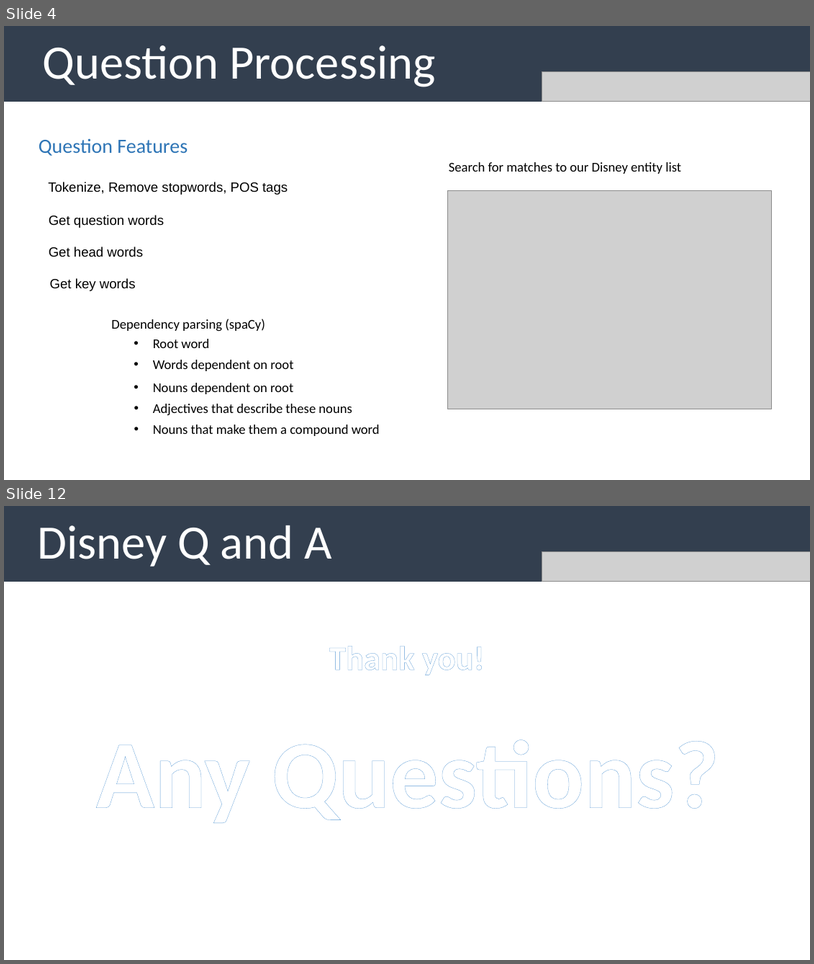
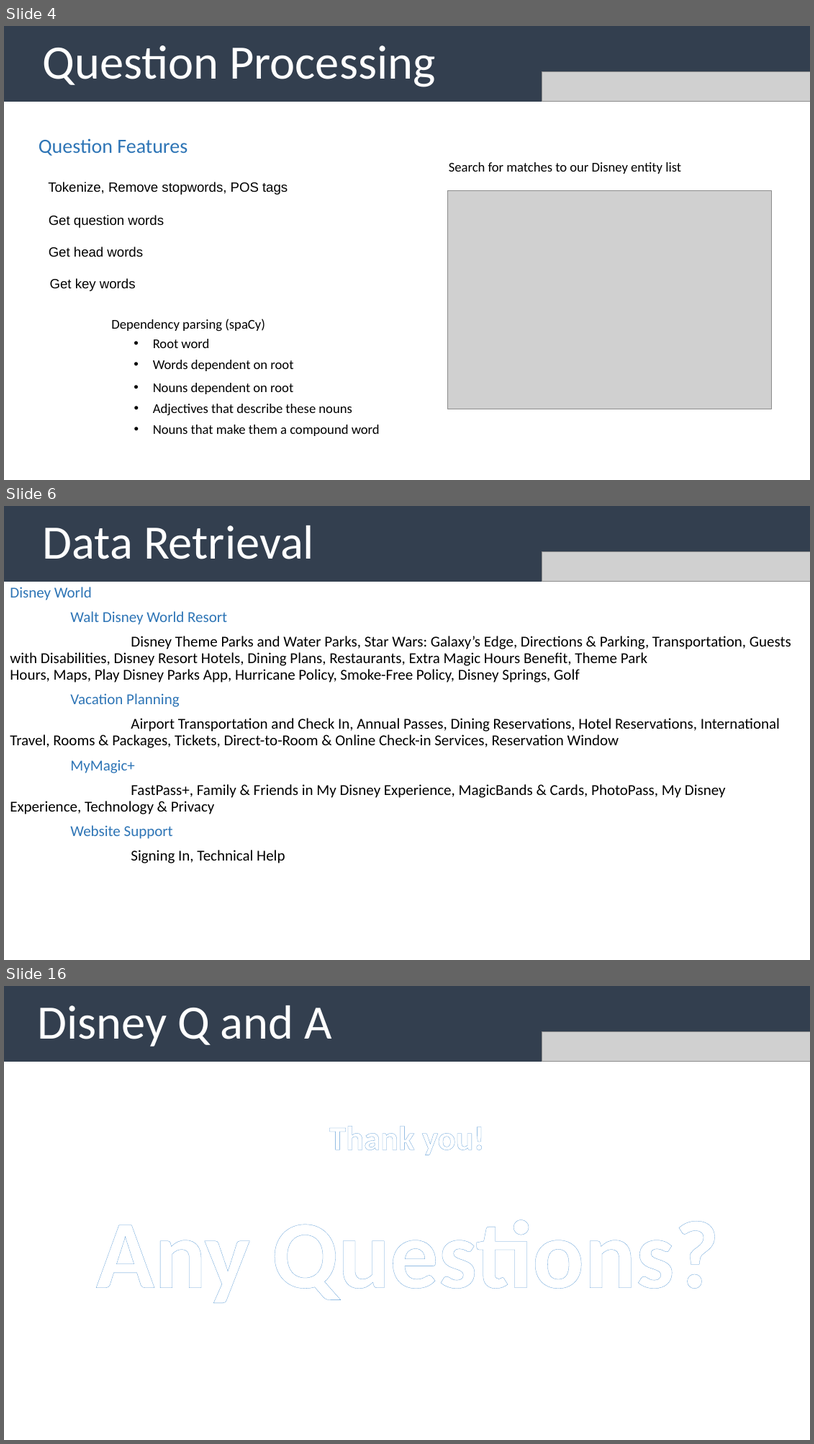
Before and after one commit to uabinf/nlp-group-project-fall-2020-disneyqanda, a slide deck: disneyqanda.pptx. Shown one above the other, each under a label of ours: slides 4 and 12 before the commit, slides 4, 6 and 16 after it; the slides between them are not shown. The pictures are 814x964 and 814x1444 pixels, drawn with LibreOffice and Linux fonts; fonts in the diff are those of the drawing; grey boxes stand for pictures. Boxes give left, top, right and bottom in pixels: in the first picture for what was removed or moved away, otherwise in the second. Text is boxed around its words. In the diff, an @@ line names an element or a change of style, - is before the commit and + after.

```diff
--- a/disneyqanda.pptx
+++ b/disneyqanda.pptx
@@ slide 6 added at (4,506,810,960), background #FFFFFF @@
@@ rectangle added at (4,506,810,582), fill #333F50, 57 pt, text #FFFFFF @@
+Data Retrieval
@@ picture added at (543,552,810,582) @@
@@ text added at (10,587,792,863), 18 pt, text #000000 @@
+Disney World
+Walt Disney World Resort
+Disney Theme Parks and Water Parks, Star Wars: Galaxy’s Edge, Directions & Parking, Transportation, Guests with Disabilities, Disney Resort Hotels, Dining Plans, Restaurants, Extra Magic Hours Benefit, Theme Park Hours, Maps, Play Disney Parks App, Hurricane Policy, Smoke-Free Policy, Disney Springs, Golf
+Vacation Planning
+Airport Transportation and Check In, Annual Passes, Dining Reservations, Hotel Reservations, International Travel, Rooms & Packages, Tickets, Direct-to-Room & Online Check-in Services, Reservation Window
+MyMagic+
+FastPass+, Family & Friends in My Disney Experience, MagicBands & Cards, PhotoPass, My Disney Experience, Technology & Privacy
+Website Support
+Signing In, Technical Help
@@ what was slide 12 is now slide 16 @@
```
Also in this commit, not shown: 3 slides changed, 7 other slides added, 4 slides removed.
